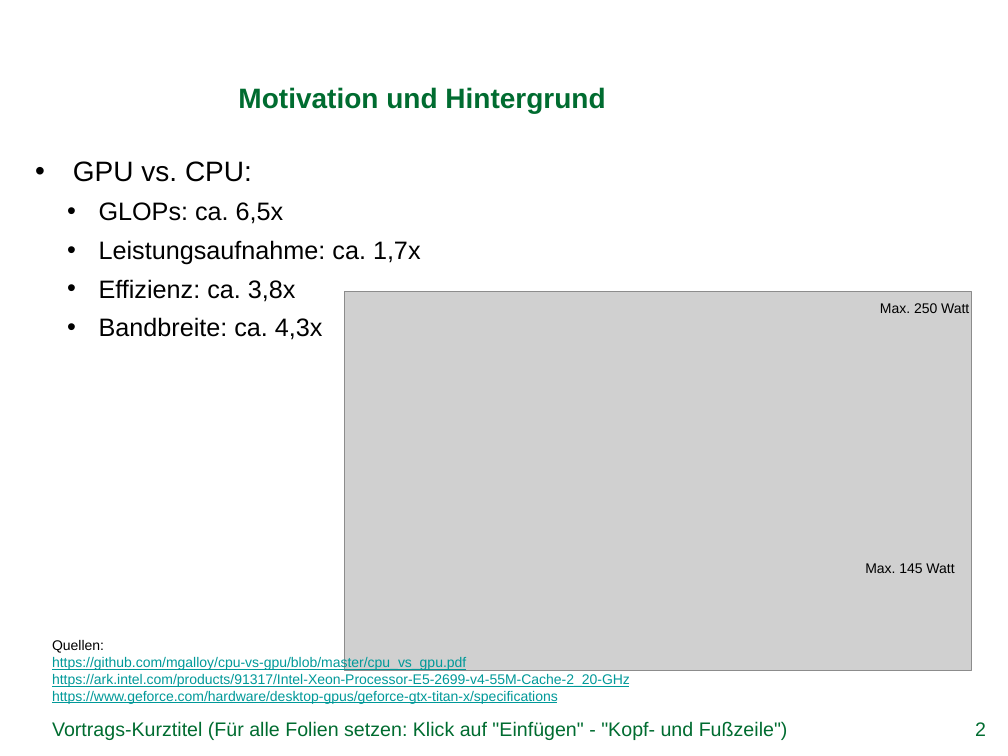
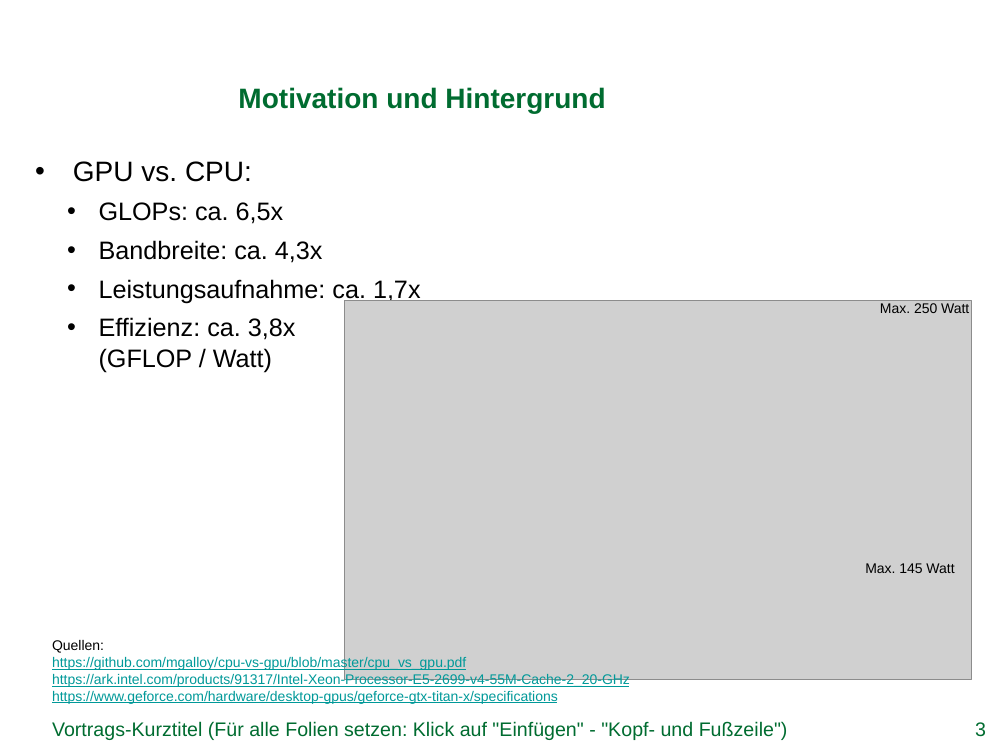
Before and after one commit to DominikBitzer/cuda_project, a slide deck: slide 3 of CUDA_presentation.pptx (slide 2 before the commit). Drawn at 1008x756 pixels with LibreOffice and Linux fonts; fonts in the diff are those of the drawing; grey boxes stand for pictures; background and template pictures are left out. Boxes give left, top, right and bottom in pixels: in the first picture for what was removed or moved away, otherwise in the second. Text is boxed around its words. In the diff, an @@ line names an element or a change of style, - is before the commit and + after.

```diff
--- a/CUDA_presentation.pptx
+++ b/CUDA_presentation.pptx
@@ text at (99, 240, 323, 263): paragraph added @@
+  • Bandbreite: ca. 4,3x
@@ text at (99, 317, 296, 372): text changed @@
-  • Effizienz: ca. 3,8x
-  • Bandbreite: ca. 4,3x
+  • Effizienz: ca. 3,8x
+    (GFLOP / Watt)
@@ picture: place and size @@
-picture at (344, 291, 971, 670)
+picture at (344, 300, 971, 679)
@@ page number at (975, 722, 986, 737): text changed @@
-2
+3
```
Also in this commit, not shown: 1 slide added.
